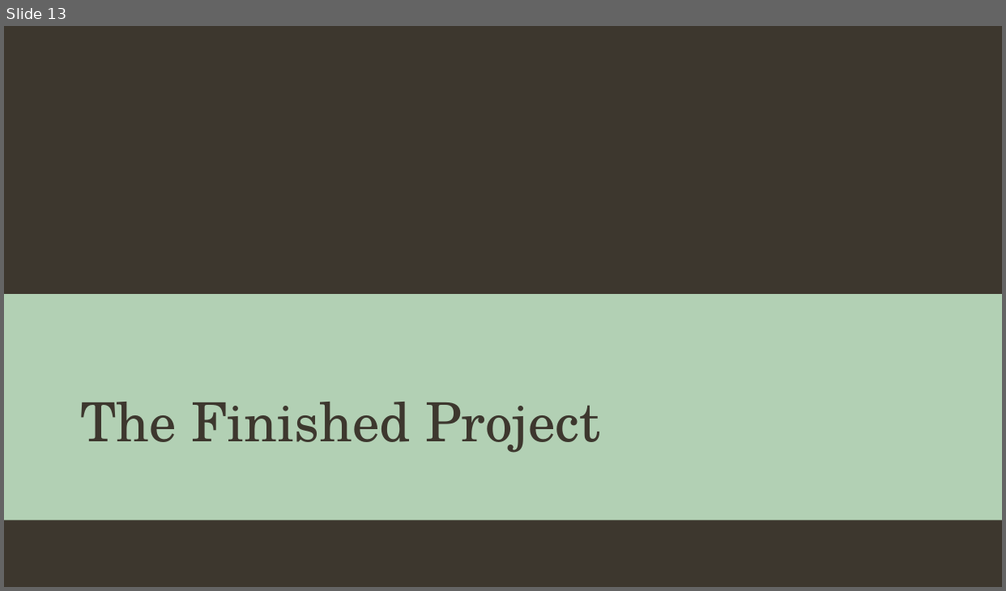
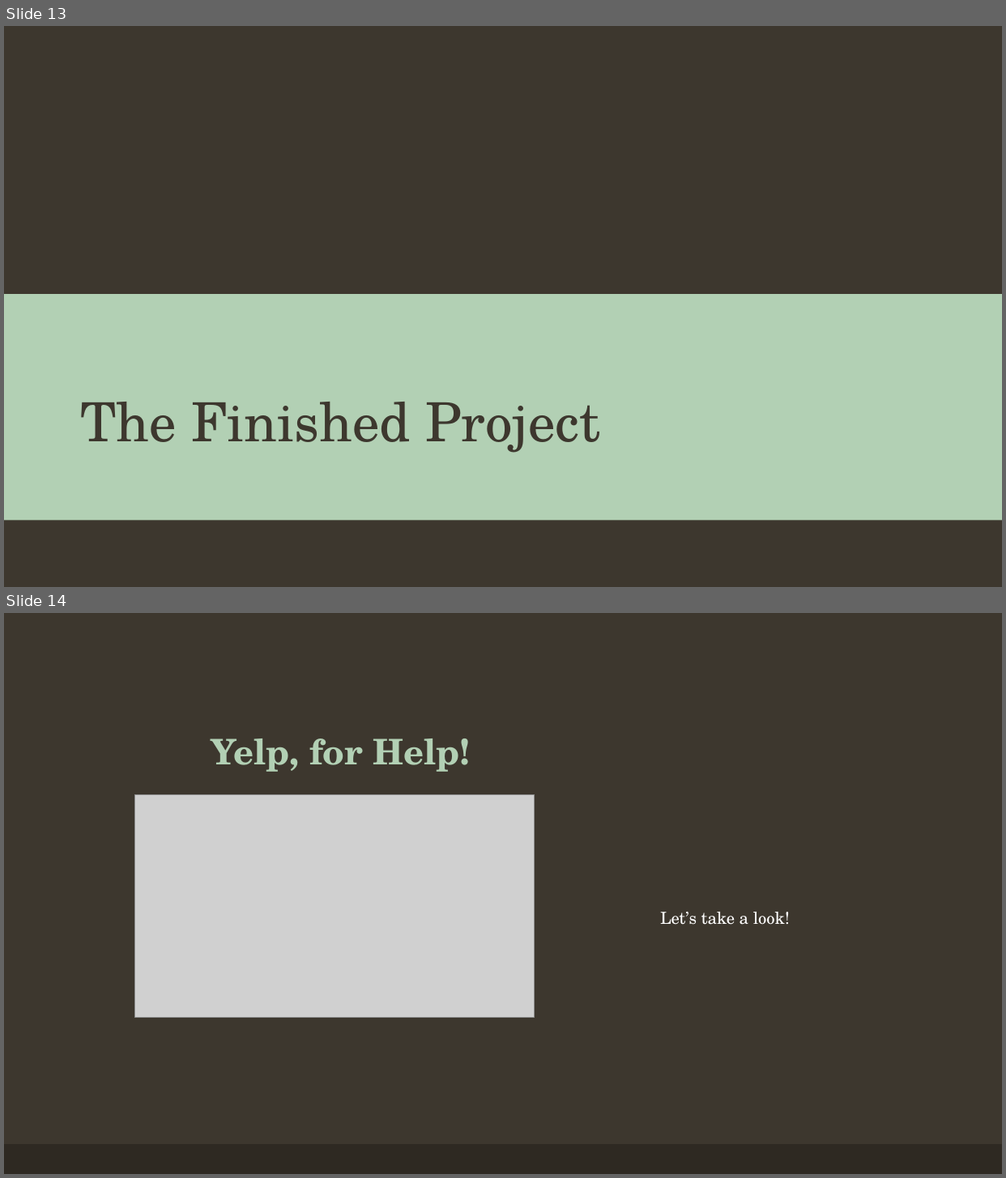
Before and after one commit to hannahdoby/project-3, a slide deck: YelpForTravelHelp.pptx. Shown one above the other, each under a label of ours: slide 13 before the commit, slides 13 and 14 after it. The pictures are 1006x591 and 1006x1178 pixels, drawn with LibreOffice and Linux fonts; fonts in the diff are those of the drawing; grey boxes stand for pictures; background and template pictures are left out. Boxes give left, top, right and bottom in pixels: in the first picture for what was removed or moved away, otherwise in the second. Text is boxed around its words. In the diff, an @@ line names an element or a change of style, - is before the commit and + after.

```diff
--- a/YelpForTravelHelp.pptx
+++ b/YelpForTravelHelp.pptx
@@ slide 14 added at [4, 613, 1002, 1174], background #3D372E @@
@@ title added at [211, 739, 470, 772], 34 pt, text #B2D0B4, bold @@
+Yelp, for Help!
@@ picture added at [135, 795, 534, 1018] @@
@@ text added at [660, 912, 790, 925], 16 pt, text #FFFFFF @@
+Let’s take a look!
@@ rectangle added at [4, 1144, 1002, 1174], fill #2E2923 @@
```
Also in this commit, not shown: 4 slides changed, 4 other slides added, 5 slides removed.
